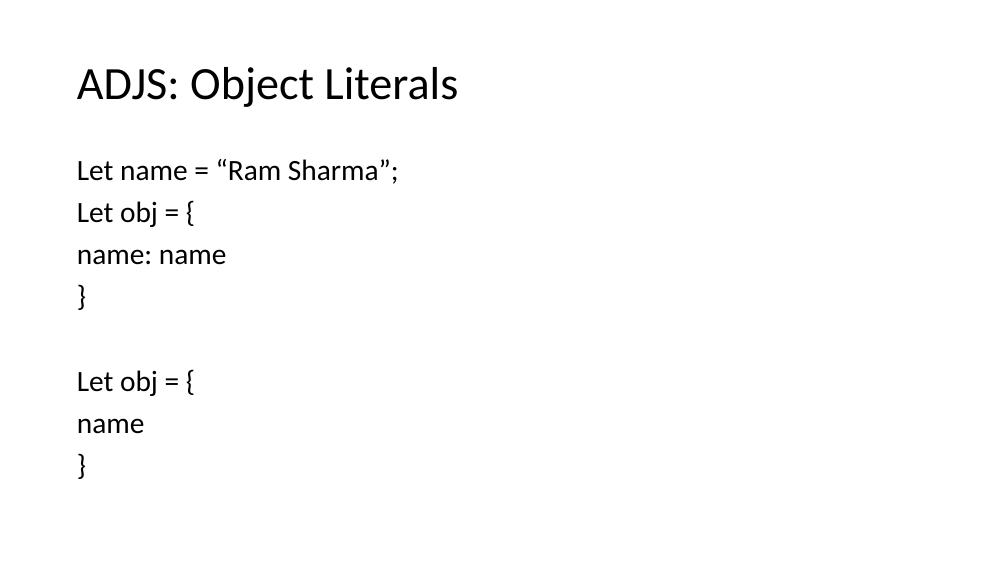
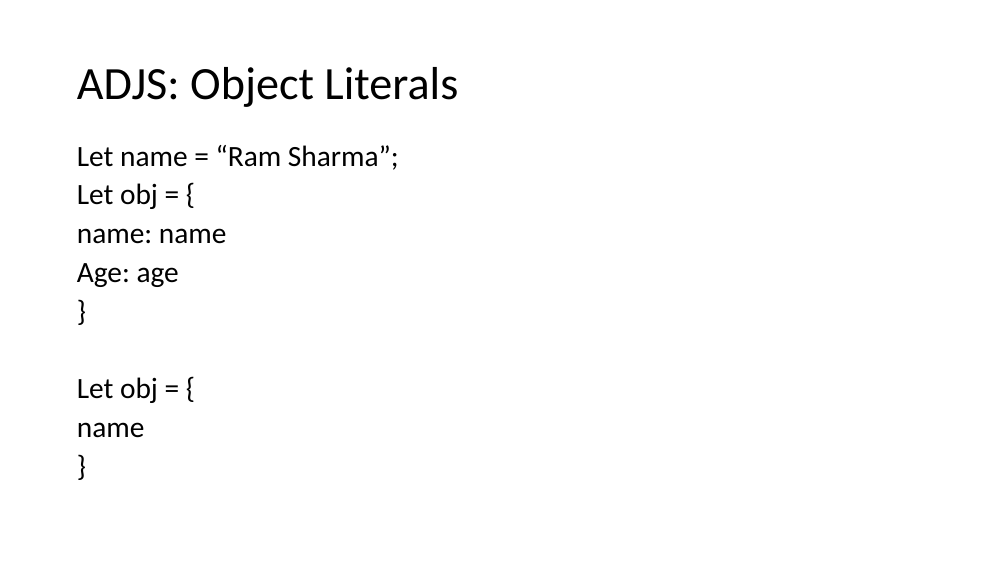
Before and after one commit to PiyushChaturvedii/Batch04, a slide deck: slide 12 of AdvanceJavaScript.pptx (slide 10 before the commit). Drawn at 1008x567 pixels with LibreOffice and Linux fonts; fonts in the diff are those of the drawing. Boxes give left, top, right and bottom in pixels: in the first picture for what was removed or moved away, otherwise in the second. Text is boxed around its words. In the diff, an @@ line names an element or a change of style, - is before the commit and + after.

```diff
--- a/AdvanceJavaScript.pptx
+++ b/AdvanceJavaScript.pptx
@@ text "Let name = “Ram Sharma”;": place and size @@
-text "Let name = “Ram Sharma”;" at [77,159,399,434]
+text "Let name = “Ram Sharma”;" at [77,145,399,438]
@@ text at [77,145,399,438]: line spacing 0.9 to 0.8 @@
@@ text at [77,263,179,287]: paragraph added @@
+Age: age
```
Also in this commit, not shown: 3 slides added, 8 other files.
